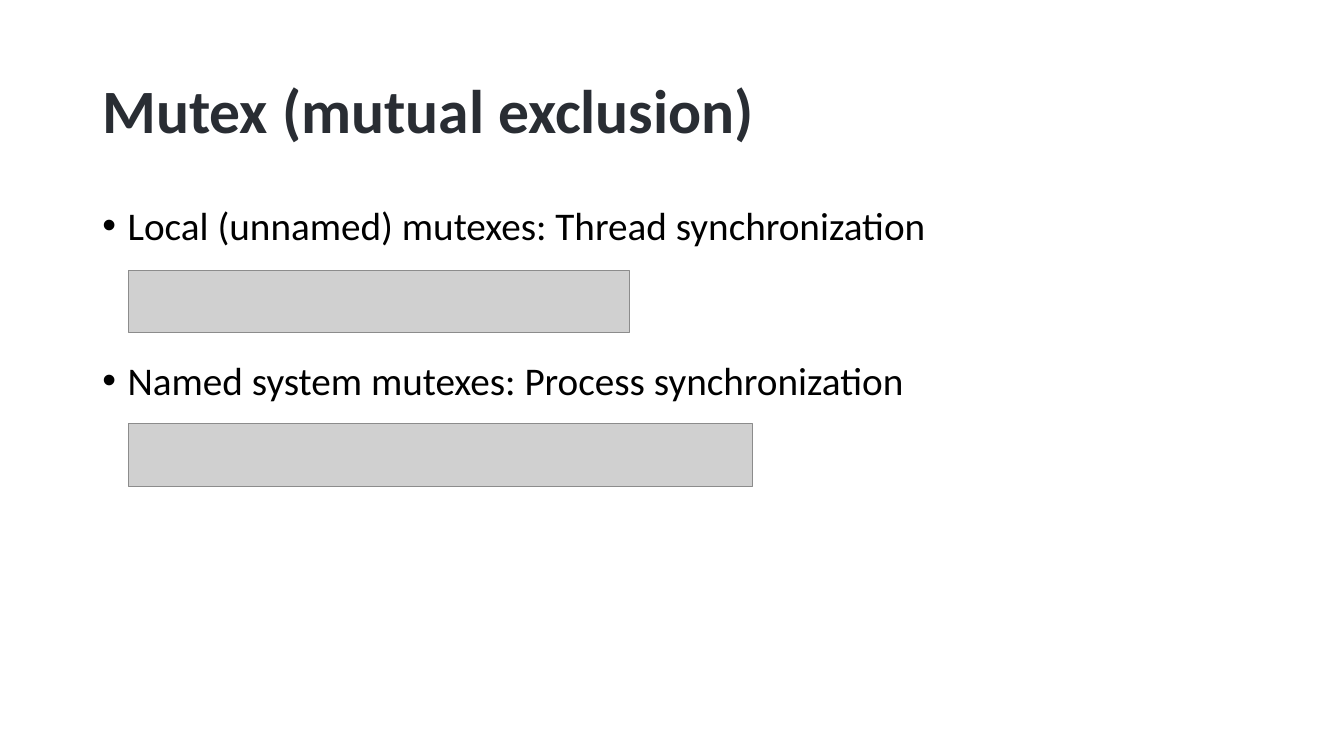
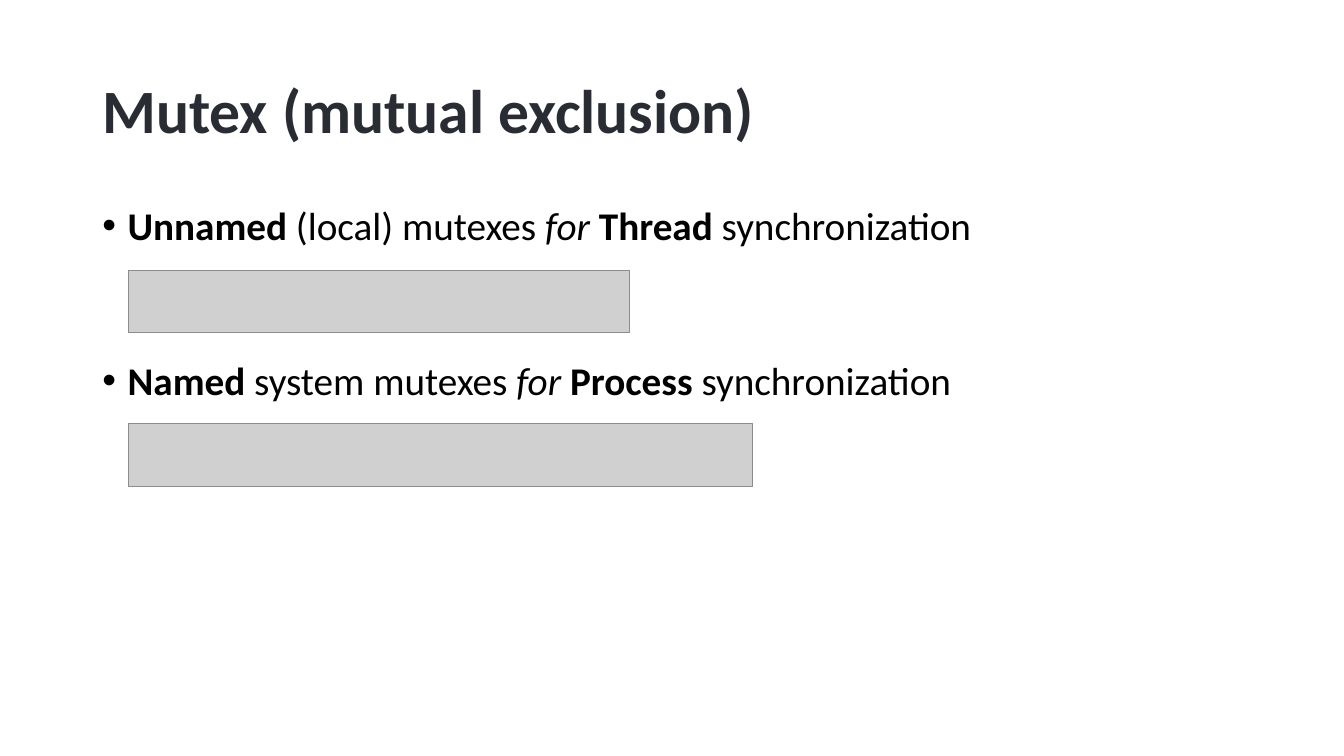
Before and after one commit to hikalkan/presentations, a slide deck: slide 18 of 2023-06-01 Dealing with Concurrency - Multi-Threading in Dotnet/Dotnet-Multi-Threading.pptx. Drawn at 1344x756 pixels with LibreOffice and Linux fonts; fonts in the diff are those of the drawing; grey boxes stand for pictures; background and template pictures are left out. Boxes give left, top, right and bottom in pixels: in the first picture for what was removed or moved away, otherwise in the second. Text is boxed around its words. In the diff, an @@ line names an element or a change of style, - is before the commit and + after.

```diff
--- a/2023-06-01 Dealing with Concurrency - Multi-Threading in Dotnet/Dotnet-Multi-Threading.pptx
+++ b/2023-06-01 Dealing with Concurrency - Multi-Threading in Dotnet/Dotnet-Multi-Threading.pptx
@@ text at [128,211,971,402]: text changed @@
-• Local (unnamed) mutexes: Thread synchronization
-• Named system mutexes: Process synchronization
+• Unnamed (local) mutexes for Thread synchronization
+• Named system mutexes for Process synchronization
```
